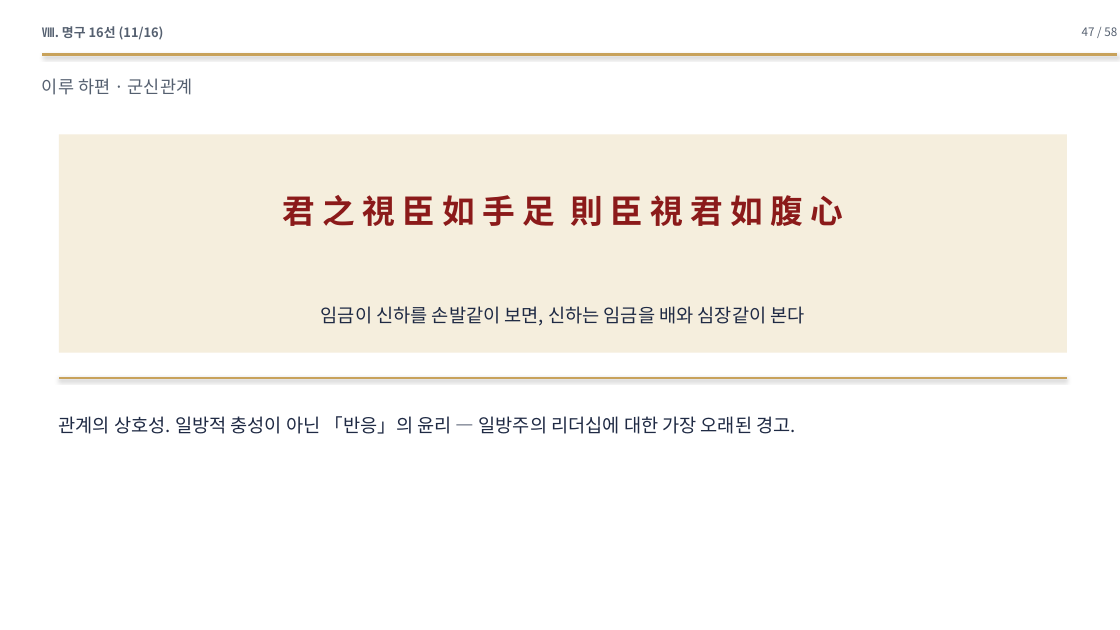
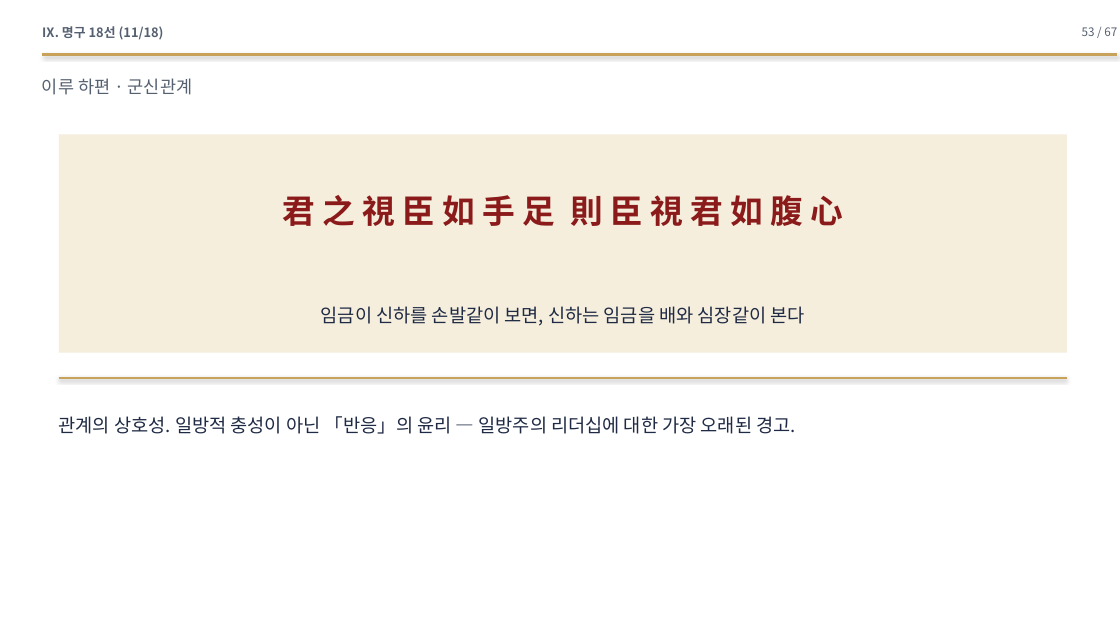
Before and after one commit to hpark1947/Oriental-Classics2, a slide deck: slide 53 of 발표자료/맹자_발표자료.pptx (slide 47 before the commit). Drawn at 1120x630 pixels with LibreOffice and Linux fonts; fonts in the diff are those of the drawing. Boxes give left, top, right and bottom in pixels: in the first picture for what was removed or moved away, otherwise in the second. Text is boxed around its words. In the diff, an @@ line names an element or a change of style, - is before the commit and + after.

```diff
--- a/발표자료/맹자_발표자료.pptx
+++ b/발표자료/맹자_발표자료.pptx
@@ text at (42, 26, 164, 40): text changed @@
-Ⅷ. 명구 16선 (11/16)
+Ⅸ. 명구 18선 (11/18)
@@ text at (1082, 27, 1117, 36): text changed @@
-47 / 58
+53 / 67
```
Also in this commit, not shown: 55 other slides changed, 9 slides added, 1 other file.
